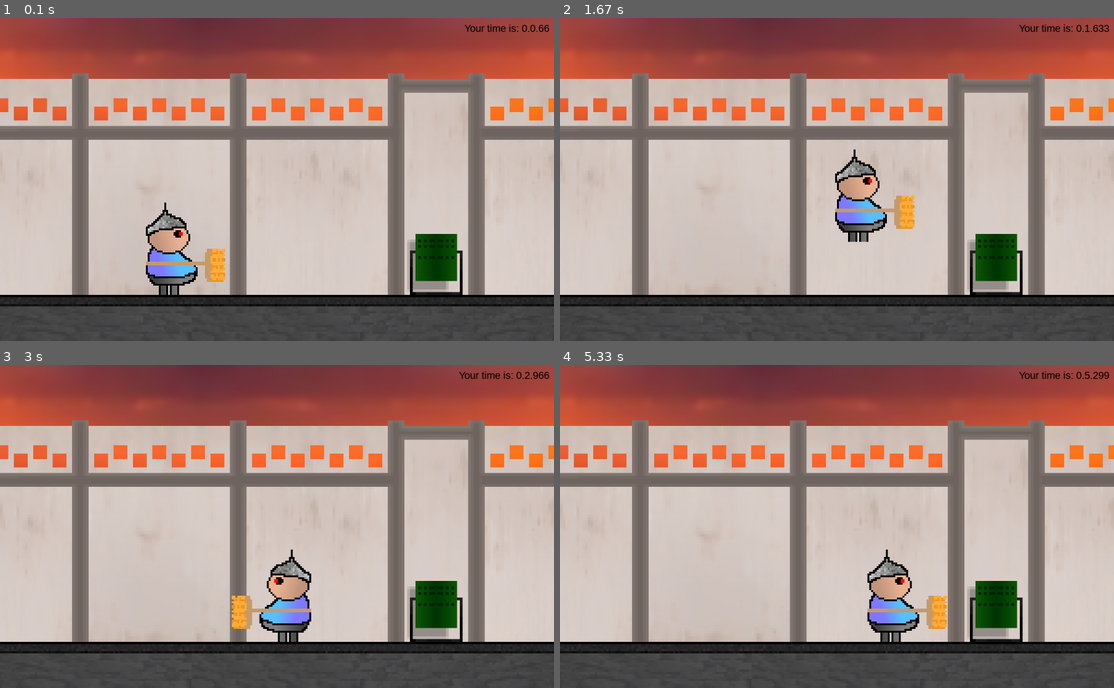
Above: before the commit, frames 1-4 (two rows, left to right).
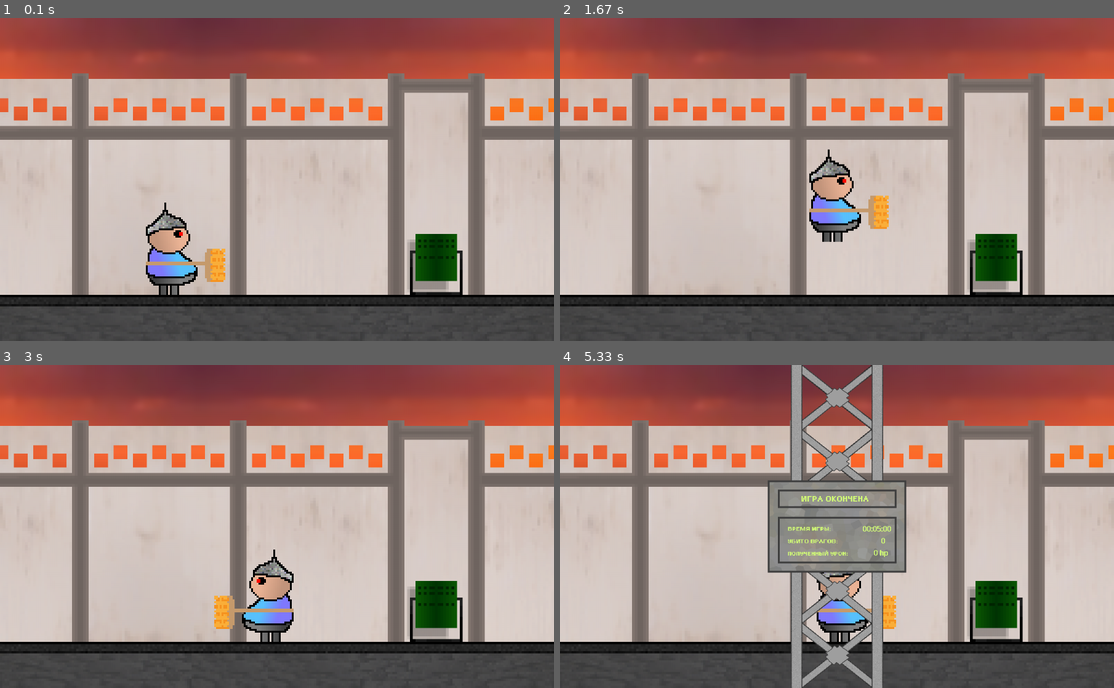
Above: after the commit, the same moments.

Repository: NikMatyukhin/true_pygame
Game: pygame game, started from src/main.py
Two runs of this game, one before a commit and one after it. Both use one fixed random seed, a clock stepped at 60 frames per second and the inputs below.
Inputs:
- Up to frame 1 (0.1 s): no input
- Up to frame 2 (1.67 s): hold E 0.33-0.8 s; hold Right 0.33-0.8 s; hold Right 0.83-1.3 s; hold Up 1.33-1.63 s
- Up to frame 3 (3 s): hold Right 1.67-2.13 s; hold Left 2.17-2.7 s; hold Left from 2.73 s (still down)
- Up to frame 4 (5.33 s): release Left at 3.13 s; hold Up 3.17-3.53 s; hold Right 3.57-4.2 s; hold Left 4.23-4.7 s; hold Right 4.73-5.2 s

The runs differ from the first frame. In frame 1, 0.2% of the frame differs, in the area x 83-100%, y 1-5%; in frame 2, 3.4%; in frame 3, 3.0%; in frame 4, 15%, in the area x 37-100%, y 0-100%.

Commit message:
Просто пиздец

Diff:
--- a/src/main.py
+++ b/src/main.py
@@ -10,6 +10,8 @@
 WIN_WIDTH = 1200
 FLOOR_HEIGHT = 100
 DISTANCE = 400
+CURRENT_TIME = None
+KILLS = 0
 
 game_folder = os.path.dirname(__file__)
 img_folder = os.path.join(game_folder, 'assets')
@@ -33,7 +35,11 @@
 pygame.mixer.music.play(-1)
 moap = pygame.mixer.Sound(os.path.join(sound_folder, 'moap.wav'))
 pain = [pygame.mixer.Sound(os.path.join(sound_folder, f'oh{i}.wav')) for i in range (1, 5)]
-
+activity_distance = [3500, 3600, 6900, 7000, 9800, 10000, 13000, 13100, 18000]
+
+font = pygame.font.SysFont('arial', 22)
+final_font = pygame.font.SysFont('arial', 16)
+final_font.set_bold(True)
 
 class Player(pygame.sprite.Sprite):
     def __init__(self):
@@ -52,7 +58,8 @@
         self.floor = WIN_HEIGHT - FLOOR_HEIGHT
         self.player_level = self.floor - self.surface.get_height()
 
-        self.moving_speed = 10
+        self.hp = 100
+        self.moving_speed = 8
         self.go_to_right = True
         self.vertical_impulse = 0
         self.horizontal_impulse = False
@@ -139,7 +146,7 @@
         self.damage_indicator = pygame.transform.scale(
             pygame.image.load(os.path.join(enemy_folder, 'police_damage.png')).convert_alpha(), (120, 200))
 
-        self.moving_speed = randint(2, 4)
+        self.moving_speed = randint(1, 5)
         self.go_to_right = False
         self.hp = 7
         self.attack = False
@@ -147,10 +154,12 @@
         self.damage = 0
 
     def hit(self, direction):
+        global KILLS
         self.hp -= 1
         self.damage = 1
         if self.hp == 0:
             self.kill()
+            KILLS += 1
         else:
             self.rect.move_ip(self.moving_speed * randint(5, 15) + 40 if direction else -self.moving_speed * randint(5, 15) - 40, 0)
             pain[randint(0, 3)].play()
@@ -209,16 +218,18 @@
             pygame.image.load(os.path.join(boss_folder, '5g_tower_attack_mask.png')), (404, 438)))
         self.right_attack_mask = pygame.mask.from_surface(pygame.transform.flip(atc_img, 1, 0))
 
-        self.moving_speed = 8
+        self.moving_speed = 7
         self.go_to_right = False
         self.hp = 30
         self.attack = False
         self.attack_moment = 0
 
     def hit(self, direction):
+        global KILLS
         self.hp -= 1
         if self.hp <= 0:
             self.kill()
+            KILLS += 1
         else:
             self.rect.move_ip(self.moving_speed * randint(5, 15) if direction else -self.moving_speed * randint(5, 15), 0)
 
@@ -257,12 +268,29 @@
         return self.right_attack_mask if self.go_to_right else self.left_attack_mask
 
 
+class FinalWindow():
+    def __init__(self):
+        global CURRENT_TIME
+        global player
+        global KILLS
+        self.kills = final_font.render(str(KILLS).rjust(11, ' '), 0, (212, 255, 119))
+        self.time = final_font.render(f'{CURRENT_TIME // 60000:02}:{CURRENT_TIME % 60000 // 1000:02}:{CURRENT_TIME % 1000:02}', 0, (212, 255, 119))
+        self.damage = final_font.render(f'{100 - player.hp} hp'.rjust(10, ' '), 0, (212, 255, 119))
+        self.surface = pygame.image.load(os.path.join(img_folder, 'final.png')).convert_alpha()
+        self.rect = self.surface.get_rect(center=(600, 350))
+
+    def update(self):
+        main_surface.blit(self.surface, (450, 0))
+        main_surface.blit(self.time, (655, 346))
+        main_surface.blit(self.kills, (655, 372))
+        main_surface.blit(self.damage, (655, 398))
+
 class Background():
     def __init__(self, images, x, y):
         self.images = images
         self.rect = self.images[0].get_rect()
         self.order = (0, 1, 1, 2, 0, 1, 1, 0, 0, 1, 1, 1, 1)
-        self.moving_speed = 10
+        self.moving_speed = 8
 
         self.first = 0
         self.second = 1
@@ -304,14 +332,12 @@
         main_surface.blit(self.images[self.order[self.second]], (self.X2, self.Y2))
 
 
+final_window = None
 background_floor = Background(floor_images, 0, WIN_HEIGHT - FLOOR_HEIGHT)
 background_ceil = Background(ceil_images, 0, 0)
 player = Player()
 
 enemies = pygame.sprite.AbstractGroup()
-activity_distance = [3500, 3600, 6900, 7000, 9800, 10000, 13000, 13100, 18000]
-
-font = pygame.font.SysFont('arial', 22)
 
 while True:
     for event in pygame.event.get():
@@ -323,53 +349,57 @@
             if event.key == pygame.K_e:
                 player.start_attack()
 
-    if player.rect.left - player.moving_speed < 0 and DISTANCE > 400 or player.rect.right + player.moving_speed > WIN_WIDTH and DISTANCE < 20000:
-        background_floor.move()
-        background_ceil.move()
-        keys = pygame.key.get_pressed()
-        direction = bool(keys[pygame.K_RIGHT] or not keys[pygame.K_LEFT])
-        motion = bool(keys[pygame.K_LEFT] or keys[pygame.K_RIGHT])
+    if final_window is None:
+        if player.rect.left - player.moving_speed < 0 and DISTANCE > 400 or player.rect.right + player.moving_speed > WIN_WIDTH and DISTANCE < 20000:
+            background_floor.move()
+            background_ceil.move()
+            keys = pygame.key.get_pressed()
+            direction = bool(keys[pygame.K_RIGHT] or not keys[pygame.K_LEFT])
+            motion = bool(keys[pygame.K_LEFT] or keys[pygame.K_RIGHT])
+            for enemy in enemies:
+                enemy.move(direction, motion)
+
+        background_floor.update()
+        background_ceil.update()
+
         for enemy in enemies:
-            enemy.move(direction, motion)
-
-    background_floor.update()
-    background_ceil.update()
-
-    if activity_distance:
-        if activity_distance[0] - DISTANCE < 200:
-            activity_distance.pop(0)
-            x, y = 1200, 500
-            if len(activity_distance) == 0:
-                enemies.add(Boss(x, 381))
-                pygame.mixer.music.load(os.path.join(music_folder, 'boss_theme.mp3'))
-                pygame.mixer.music.play(-1)
-            else:
-                enemies.add(Enemy(x, y))
-    for enemy in enemies:
-        enemy.update()
-
-    player.update()
-
-    dir = 0 if player.go_to_right else 50
-    absolute_pos = DISTANCE - 2 * (WIN_WIDTH - player.rect.centerx - dir)
-
-    if 6200 > absolute_pos > 6000:
-        main_surface.blit(wanted, (50, 50))
-
-    if 100 > absolute_pos > -160:
-        main_surface.blit(trash, (50, 50))
-
-    hit_list = pygame.sprite.spritecollide(player, enemies, False)
-    if hit_list and player.attack:
-        for hitted in hit_list:
-            if hitted.get_hitbox().overlap_area(player.get_attack_mask(),
-                                          (player.rect.left-hitted.rect.left, player.rect.top-hitted.rect.top)):
-                hitted.hit(player.go_to_right)
-
-    # Отрисовка времени в правом верхнем углу
-    time = pygame.time.get_ticks()
-    time = font.render(f'Your time is: {time//60000}.{time%60000//1000}.{time%1000}', 1, (0, 0, 0))
-    main_surface.blit(time, (WIN_WIDTH-time.get_width()-10, 10))
+            enemy.update()
+
+        player.update()
+
+        if activity_distance:
+            if activity_distance[0] - DISTANCE < 200:
+                activity_distance.pop(0)
+                x, y = 1200, 500
+                if len(activity_distance) == 0:
+                    enemies.add(Boss(x, 381))
+                    pygame.mixer.music.load(os.path.join(music_folder, 'boss_theme.mp3'))
+                    pygame.mixer.music.play(-1)
+                else:
+                    enemies.add(Enemy(x, y))
+
+        dir = 0 if player.go_to_right else 50
+        absolute_pos = DISTANCE - 2 * (WIN_WIDTH - player.rect.centerx - dir)
+
+        if 6200 > absolute_pos > 6000:
+            main_surface.blit(wanted, (10, 10))
+
+        if 100 > absolute_pos > -160:
+            main_surface.blit(trash, (10, 10))
+
+        hit_list = pygame.sprite.spritecollide(player, enemies, False)
+        if hit_list and player.attack:
+            for hitted in hit_list:
+                if hitted.get_hitbox().overlap_area(player.get_attack_mask(),
+                                            (player.rect.left-hitted.rect.left, player.rect.top-hitted.rect.top)):
+                    hitted.hit(player.go_to_right)
+
+        CURRENT_TIME = pygame.time.get_ticks()
+        if CURRENT_TIME // 1000 == 5:
+            final_window = FinalWindow()
+
+    if final_window:
+        final_window.update()
 
     pygame.display.update()
 
Binary file removed: src/assets/concrete_013_pre.jpg
Binary file added: src/assets/final.png
